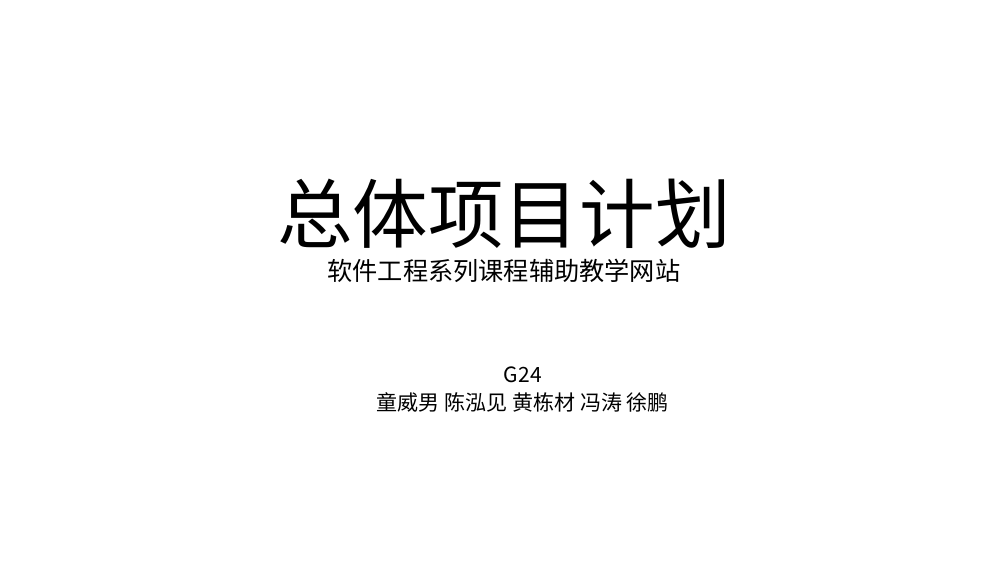
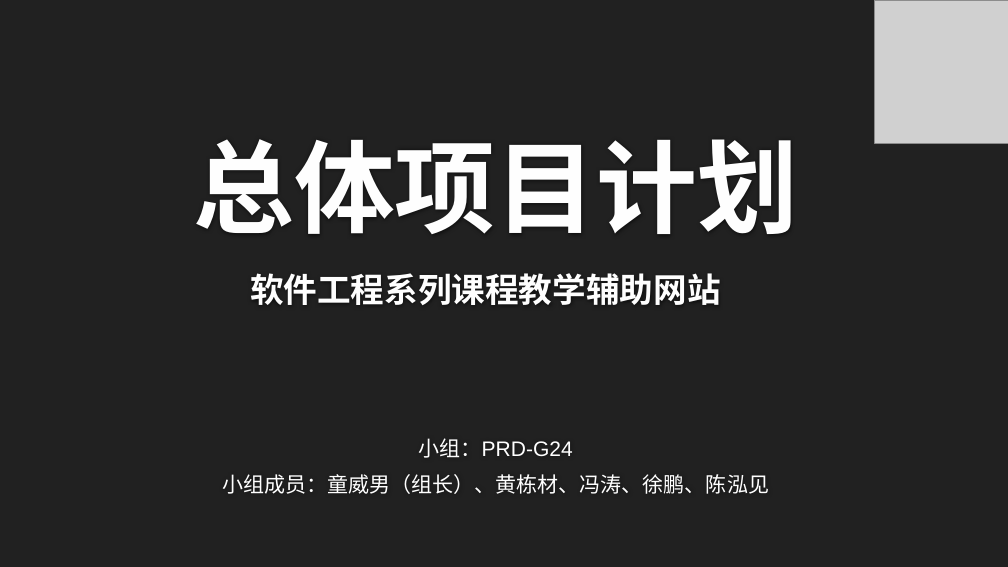
Before and after one commit to twn422/PRD2017, a slide deck: slide 1 of PRD-2017-G24/STW/受控文件/分析设计/项目总体计划/总体项目计划.pptx. Drawn at 1008x567 pixels with LibreOffice and Linux fonts; fonts in the diff are those of the drawing; grey boxes stand for pictures; background and template pictures are left out. Boxes give left, top, right and bottom in pixels: in the first picture for what was removed or moved away, otherwise in the second. Text is boxed around its words. In the diff, an @@ line names an element or a change of style, - is before the commit and + after.

Commit message:
修改计划

```diff
--- a/PRD-2017-G24/STW/受控文件/分析设计/项目总体计划/总体项目计划.pptx
+++ b/PRD-2017-G24/STW/受控文件/分析设计/项目总体计划/总体项目计划.pptx
@@ background #FFFFFF to #212121 @@
@@ picture added at (875,0,1008,143) @@
@@ title at (193,139,798,305): text changed; size 24 to 32 pt; font Noto Sans CJK SC to Quicksand; text colour #000000 to #FEFEFE; bold on @@
-总体项目计划
-软件工程系列课程辅助教学网站
+总体项目计划
+软件工程系列课程教学辅助网站
@@ subtitle removed at (377,366,669,412) @@
-  G24
-  童威男 陈泓见 黄栋材 冯涛 徐鹏
@@ subtitle added at (222,438,769,494), 20 pt, text #FFFFFF @@
+小组：PRD-G24
+小组成员：童威男（组长）、黄栋材、冯涛、徐鹏、陈泓见
```
Also in this commit, not shown: 30 other slides changed, 3 other files.
